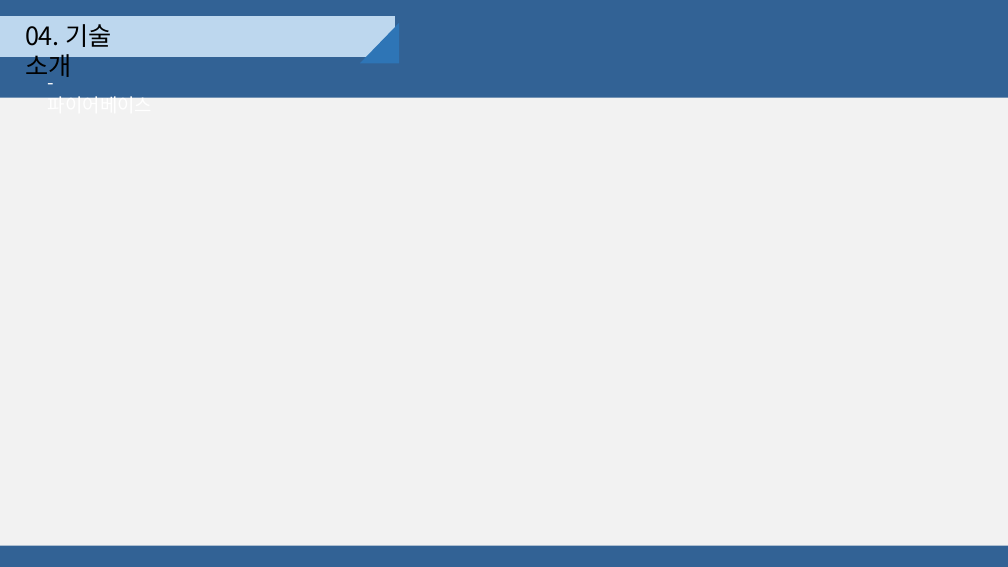
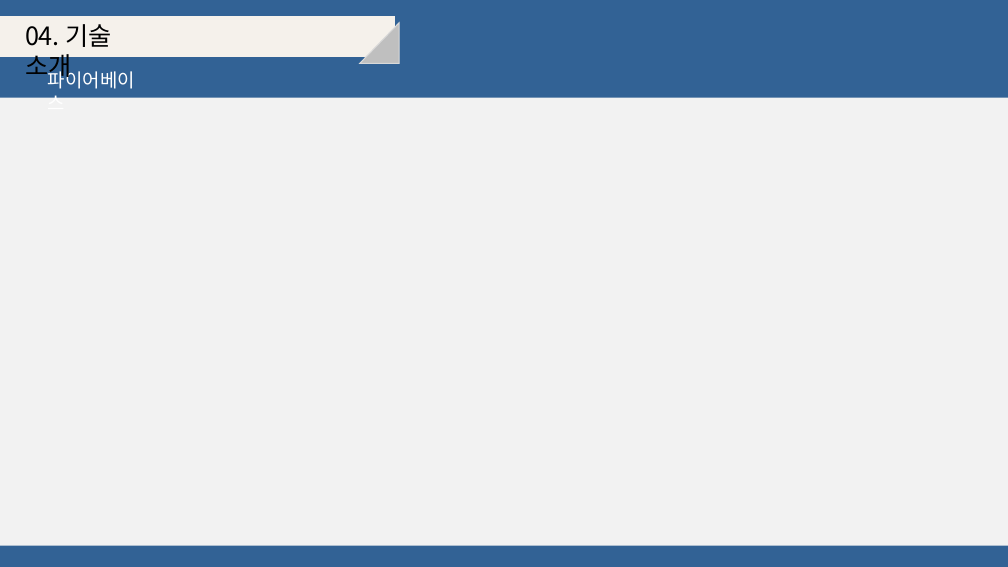
Before and after one commit to djyoon956/OWL_Refactoring, a slide deck: slide 23 of 4조/발표영상 및 PPT/OWL.pptx (slide 21 before the commit). Drawn at 1008x567 pixels with LibreOffice and Linux fonts; fonts in the diff are those of the drawing. Boxes give left, top, right and bottom in pixels: in the first picture for what was removed or moved away, otherwise in the second. Text is boxed around its words. In the diff, an @@ line names an element or a change of style, - is before the commit and + after.

```diff
--- a/4조/발표영상 및 PPT/OWL.pptx
+++ b/4조/발표영상 및 PPT/OWL.pptx
@@ rectangle at (0, 17, 394, 57): fill #BDD7EE to #F5F1EB; outline #BDD7EE 1 pt to #F5F1EB 1 pt @@
@@ right triangle at (360, 23, 399, 64): fill #2E75B6 to #BFBFBF; outline none to #D9D9D9 1 pt @@
@@ text at (48, 68, 135, 98): text changed @@
-- 파이어베이스
+파이어베이스
```
Also in this commit, not shown: 10 other slides changed, 3 slides added, 6 slides removed.
